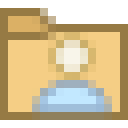
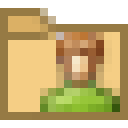
The second 128px x 128px image is a revision of the first. Changes to its layers:
hid "Слой 3" over [32, 32, 112, 120]
showed "Слой 1" over [32, 32, 120, 120]
